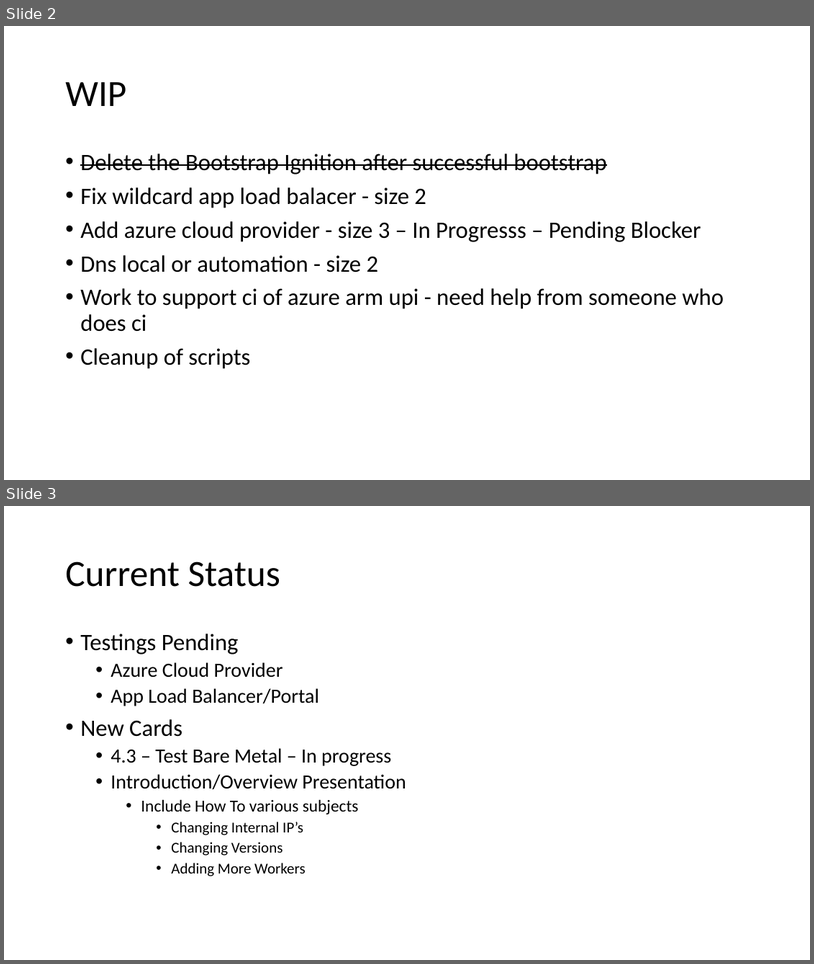
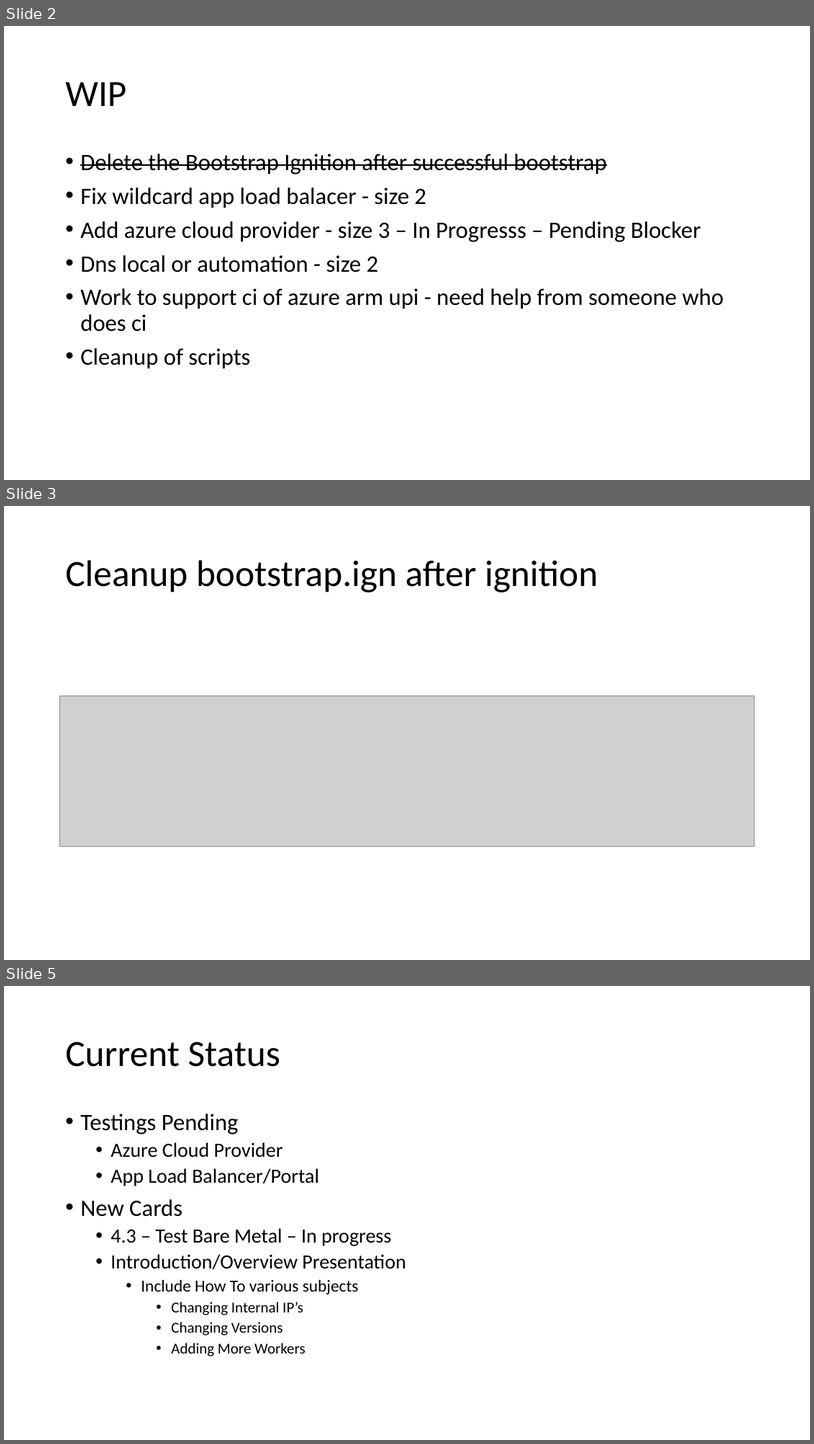
Before and after one commit to glennswest/ocpupi4azure, a slide deck: doc/azocpupidemo3.pptx. Shown one above the other, each under a label of ours: slides 2 and 3 before the commit, slides 2, 3 and 5 after it; the slides between them are not shown. The pictures are 814x964 and 814x1444 pixels, drawn with LibreOffice and Linux fonts; fonts in the diff are those of the drawing; grey boxes stand for pictures. Boxes give left, top, right and bottom in pixels: in the first picture for what was removed or moved away, otherwise in the second. Text is boxed around its words. In the diff, an @@ line names an element or a change of style, - is before the commit and + after.

```diff
--- a/doc/azocpupidemo3.pptx
+++ b/doc/azocpupidemo3.pptx
@@ slide 3 added at <box>4,506,810,960</box>, background #FFFFFF @@
@@ title added at <box>65,560,598,592</box>, 44 pt, text #000000 @@
+Cleanup bootstrap.ign after ignition
@@ picture added at <box>59,695,756,846</box> @@
@@ what was slide 3 is now slide 5 @@
```
Also in this commit, not shown: 1 other slide added, 2 other files.
